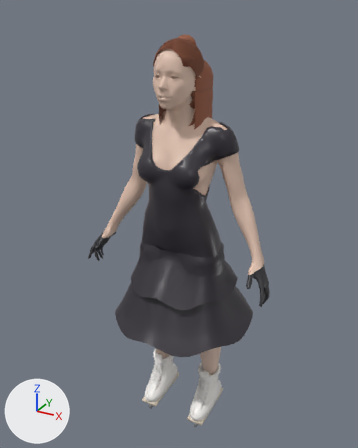
The glTF model public/models/skater-female.glb as it was, and as the next commit left it.
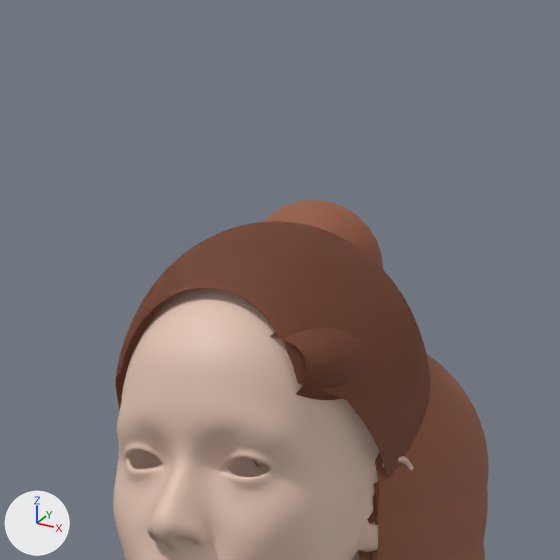
The first picture shows the older version from a 50 mm camera at (0.902, -1.675, 1.815) aimed at (-0.036, 0.032, 0.961). The close-ups show the older and then the newer version on the part from 38% to 63% of the width and 0% to 21% of the height of that picture. Only the edits that show in the close-ups are written down. Every picture has the same lights, and +X, +Y and +Z are marked at lower left. Vertices at exactly the same position are counted once.

In view in the first close-up: 'Skater', 'hair.bob', 'hair.highBun', 'hair.loose.long', 'hair.loose.medium', 'hair.loose.short', 'hair.lowBun', 'hair.ponytail.long', 'hair.ponytail.medium', 'hair.ponytail.short'.
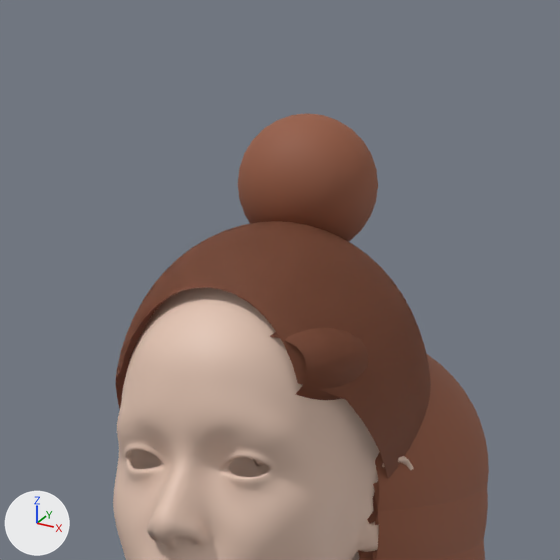
What differs and where, as boxes (x1, y1, x2, y2) in the close-ups (560 x 560 px; the box of a moved part takes in the faces that stretch with it):
'hair.highBun', reshaped
    before: (116, 200, 428, 456)
    after: (154, 113, 429, 469)
part 1 of me_hair_highbun, moved or reshaped
    before: (264, 200, 383, 269)
    after: (238, 113, 378, 242)
'hair.ponytail.medium', unchanged, uncovered by the edit
    before: (118, 221, 425, 438)
    after: (116, 221, 431, 475)
'hair.loose.medium', unchanged, covered by the edit
    before: (116, 221, 485, 560)
    after: (118, 222, 485, 560)
'hair.ponytail.long', unchanged, uncovered by the edit
    before: (118, 221, 431, 465)
    after: (122, 221, 429, 417)
'hair.lowBun', unchanged, covered by the edit
    before: (127, 222, 428, 479)
    after: (182, 233, 368, 336)

Diff of the bpy script that builds the scene:
```diff
--- a/public/models/skater-female.glb.py
+++ b/public/models/skater-female.glb.py
@@ me_hair_highbun @@
 # used by ob_hair_highbun; location = (0.0, 0.0, 0.0)
-me_hair_highbun.from_pydata(...)  # 1762 vertices, 3398 faces; spans x -0.087..0.087, y -0.113..0.071, z 1.53..1.721
+me_hair_highbun.from_pydata(...)  # 1762 vertices, 3398 faces; spans x -0.087..0.087, y -0.113..0.071, z 1.53..1.768
+# me_hair_highbun part 1: the loose piece of 262 vertices spanning x -0.042..0.042, y -0.024..0.048, z 1.645..1.721 is moved by (0.0, -0.008, 0.047)
+# other edits to the shape of me_hair_highbun do not show in these pictures
 me_hair_highbun.materials.append(mat_hair)
```
